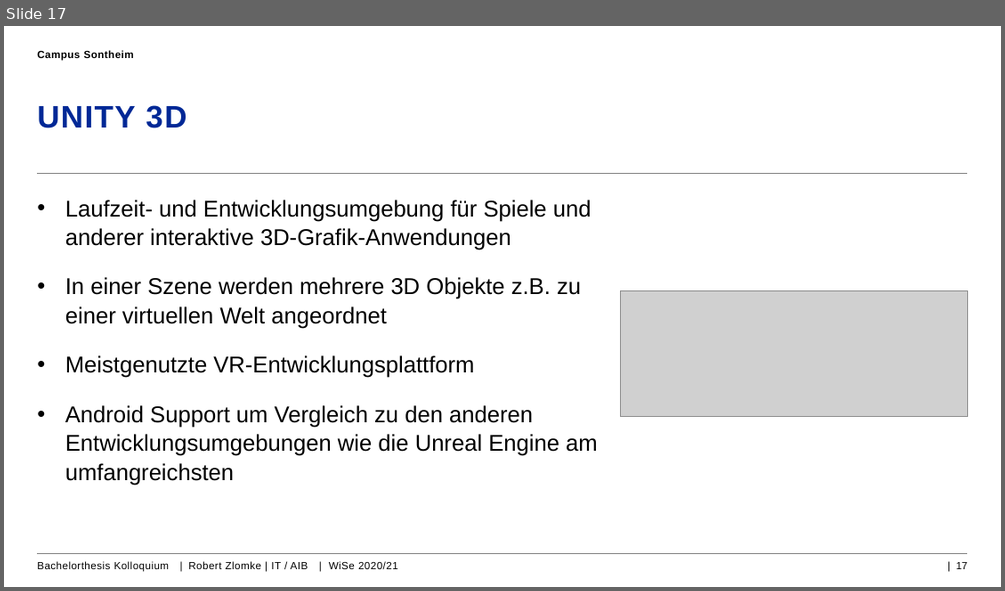
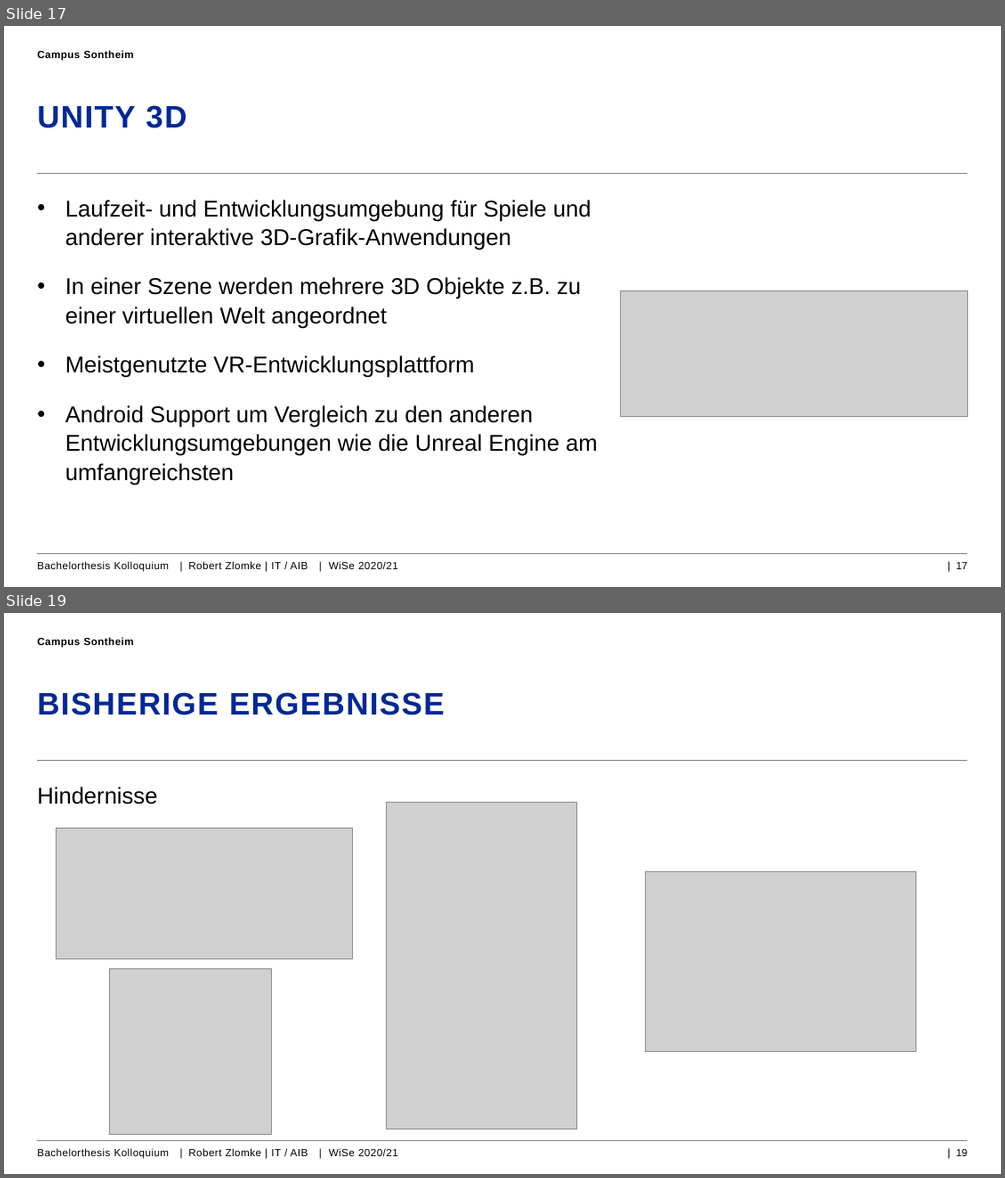
Before and after one commit to RobZlo/Studium, a slide deck: Kolloquium_Präsentation_RobertZlomle.pptx. Shown one above the other, each under a label of ours: slide 17 before the commit, slides 17 and 19 after it; the slides between them are not shown. The pictures are 1005x591 and 1005x1178 pixels, drawn with LibreOffice and Linux fonts; fonts in the diff are those of the drawing; grey boxes stand for pictures; background and template pictures are left out. Boxes give left, top, right and bottom in pixels: in the first picture for what was removed or moved away, otherwise in the second. Text is boxed around its words. In the diff, an @@ line names an element or a change of style, - is before the commit and + after.

```diff
--- a/Kolloquium_Präsentation_RobertZlomle.pptx
+++ b/Kolloquium_Präsentation_RobertZlomle.pptx
@@ slide 19 added at bbox=[4, 613, 1001, 1174], background #FFFFFF; not listed: 2 template elements that a slide beside it also shows @@
@@ text added at bbox=[37, 637, 134, 648], 10 pt, text #000000, bold @@
+Campus Sontheim
@@ title added at bbox=[37, 692, 445, 715], 30 pt, text #002896, bold @@
+BISHERIGE ERGEBNISSE
@@ text added at bbox=[37, 787, 157, 804], 22 pt, text #000000 @@
+Hindernisse
@@ picture added at bbox=[387, 802, 577, 1129] @@
@@ picture added at bbox=[56, 827, 353, 958] @@
@@ picture added at bbox=[646, 872, 916, 1051] @@
@@ picture added at bbox=[109, 968, 272, 1135] @@
@@ text added at bbox=[37, 1148, 398, 1159], 10 pt, text #000000 @@
+Bachelorthesis Kolloquium | Robert Zlomke | IT / AIB | WiSe 2020/21
@@ page number added at bbox=[956, 1149, 968, 1156], 10 pt, text #000000 @@
+| 19
```
Also in this commit, not shown: 8 slides changed, 5 other files.
